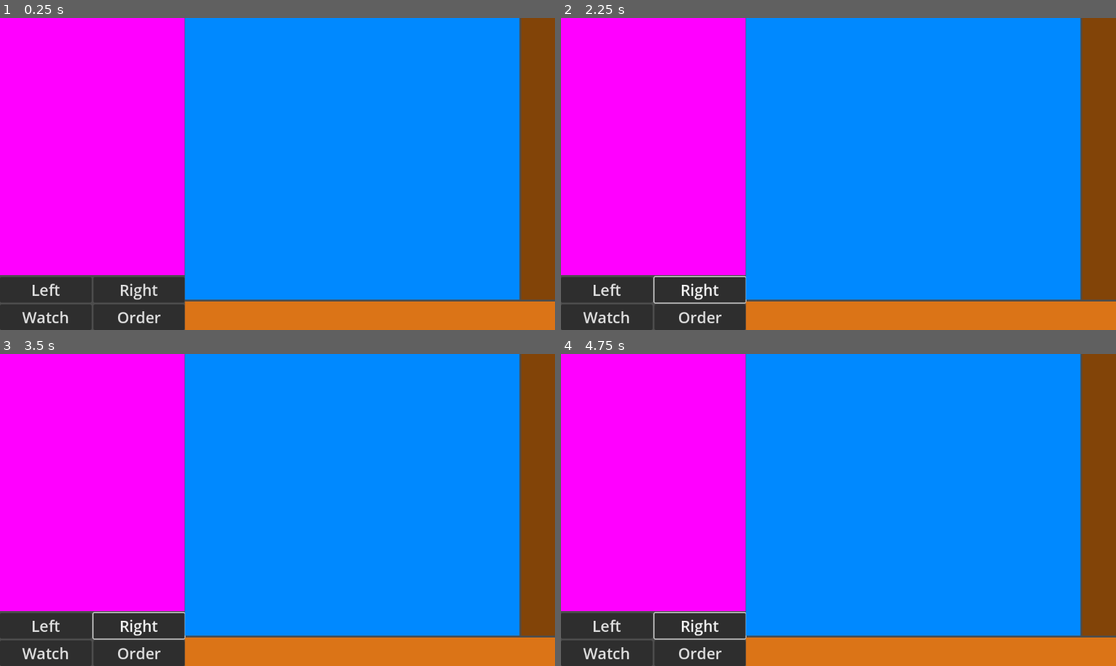
Above: before the commit, frames 1-4 (two rows, left to right).
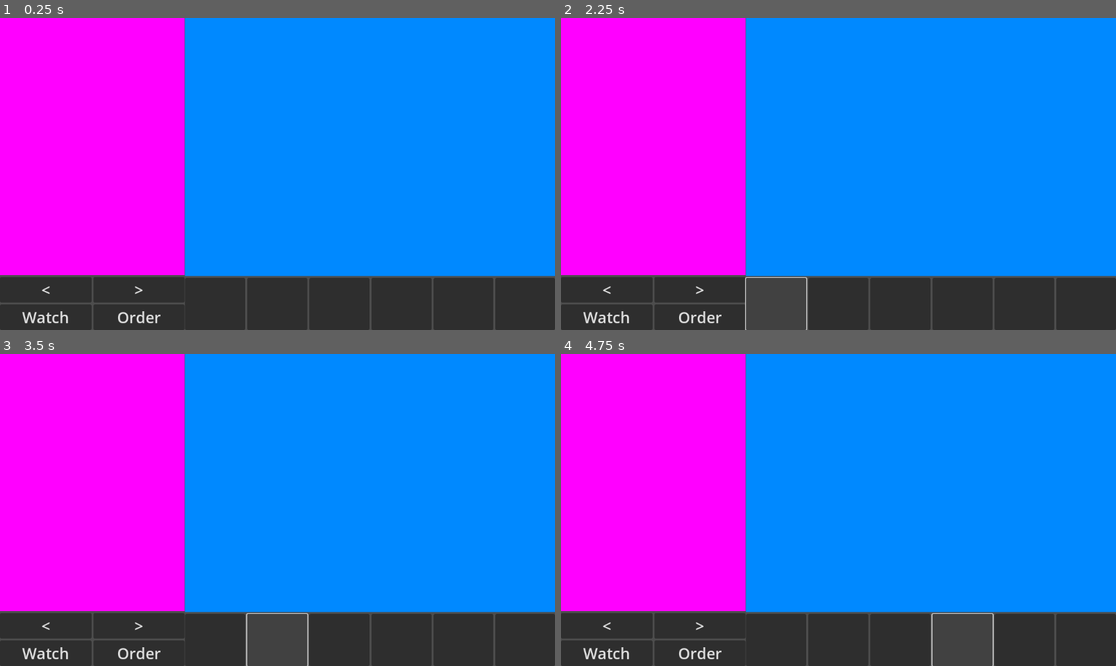
Above: after the commit, the same moments.

Repository: ARCsweden/GameJam2025Fall
Game: Godot game, scene res://Scenes/user_interface.tscn
The game is run twice, just before and just after one commit, with the same random seed, the same clock (stepped at 60 frames per second) and the same inputs. This scene is started directly instead of the project's main scene.
Inputs (mouse positions are in pixels of both pictures, inside the frame that each line leads up to):
- Up to frame 1 (0.25 s): no input
- Up to frame 2 (2.25 s): click "Left" (after the commit: "<") at 0.5 s; click "Right" (after the commit: ">") at 1.25 s; click (777, 305) at 2.02 s
- Up to frame 3 (3.5 s): click (277, 641) at 2.77 s
- Up to frame 4 (4.75 s): click (899, 641) at 3.52 s; click (960, 641) at 4.27 s

The runs differ from the first frame. In frame 1, 17% of the frame differs, in the area x 5-100%, y 0-100%; in frame 2, 17%; in frame 3, 17%; in frame 4, 17%.

Commit message:
Layout fixes

Diff:
--- a/dancing-queen/Scenes/user_interface.tscn
+++ b/dancing-queen/Scenes/user_interface.tscn
@@ -40,7 +40,7 @@
 theme_override_constants/outline_size = 0
 theme_override_constants/h_separation = 0
 theme_override_font_sizes/font_size = 32
-text = "Left"
+text = "<"
 
 [node name="RightChangeDancingBee2" type="Button" parent="HBox/TheClub/DanceControls"]
 layout_mode = 2
@@ -49,7 +49,7 @@
 theme_override_constants/outline_size = 0
 theme_override_constants/h_separation = 0
 theme_override_font_sizes/font_size = 32
-text = "Right"
+text = ">"
 
 [node name="Watch" type="Button" parent="HBox/TheClub/DanceControls"]
 layout_mode = 2
@@ -69,39 +69,53 @@
 theme_override_font_sizes/font_size = 32
 text = "Order"
 
-[node name="VBoxContainer" type="VBoxContainer" parent="HBox"]
+[node name="RightScreen" type="VBoxContainer" parent="HBox"]
 layout_mode = 2
 size_flags_horizontal = 3
 size_flags_stretch_ratio = 2.0
 
-[node name="HBoxContainer" type="HBoxContainer" parent="HBox/VBoxContainer"]
+[node name="MapArea" type="HBoxContainer" parent="HBox/RightScreen"]
 layout_mode = 2
 size_flags_vertical = 3
-size_flags_stretch_ratio = 10.0
+size_flags_stretch_ratio = 5.0
 
-[node name="WorldMap" type="ColorRect" parent="HBox/VBoxContainer/HBoxContainer"]
+[node name="WorldMap" type="ColorRect" parent="HBox/RightScreen/MapArea"]
 layout_mode = 2
 size_flags_horizontal = 3
 size_flags_vertical = 3
-size_flags_stretch_ratio = 10.0
 color = Color(0, 0.5358119, 0.9992501, 1)
 
-[node name="PaintButtons" type="GridContainer" parent="HBox/VBoxContainer/HBoxContainer"]
+[node name="GenericButtons" type="GridContainer" parent="HBox/RightScreen"]
 layout_mode = 2
-size_flags_horizontal = 3
+size_flags_vertical = 3
+columns = 6
 
-[node name="ColorRect" type="ColorRect" parent="HBox/VBoxContainer/HBoxContainer/PaintButtons"]
+[node name="Dance1" type="Button" parent="HBox/RightScreen/GenericButtons"]
 layout_mode = 2
 size_flags_horizontal = 3
 size_flags_vertical = 3
-color = Color(0.51159936, 0.26762724, 0.031918775, 1)
 
-[node name="GenericButtons" type="GridContainer" parent="HBox/VBoxContainer"]
-layout_mode = 2
-size_flags_vertical = 3
-
-[node name="ColorRect" type="ColorRect" parent="HBox/VBoxContainer/GenericButtons"]
+[node name="Dance2" type="Button" parent="HBox/RightScreen/GenericButtons"]
 layout_mode = 2
 size_flags_horizontal = 3
 size_flags_vertical = 3
-color = Color(0.8586494, 0.45397812, 0.09108616, 1)
+
+[node name="Dance3" type="Button" parent="HBox/RightScreen/GenericButtons"]
+layout_mode = 2
+size_flags_horizontal = 3
+size_flags_vertical = 3
+
+[node name="Dance4" type="Button" parent="HBox/RightScreen/GenericButtons"]
+layout_mode = 2
+size_flags_horizontal = 3
+size_flags_vertical = 3
+
+[node name="Dance5" type="Button" parent="HBox/RightScreen/GenericButtons"]
+layout_mode = 2
+size_flags_horizontal = 3
+size_flags_vertical = 3
+
+[node name="Dance6" type="Button" parent="HBox/RightScreen/GenericButtons"]
+layout_mode = 2
+size_flags_horizontal = 3
+size_flags_vertical = 3
